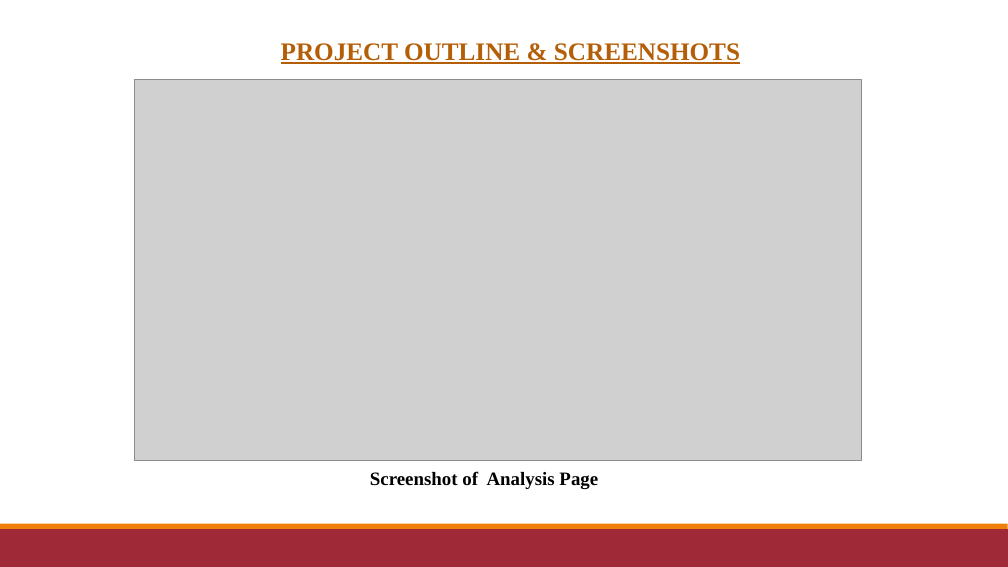
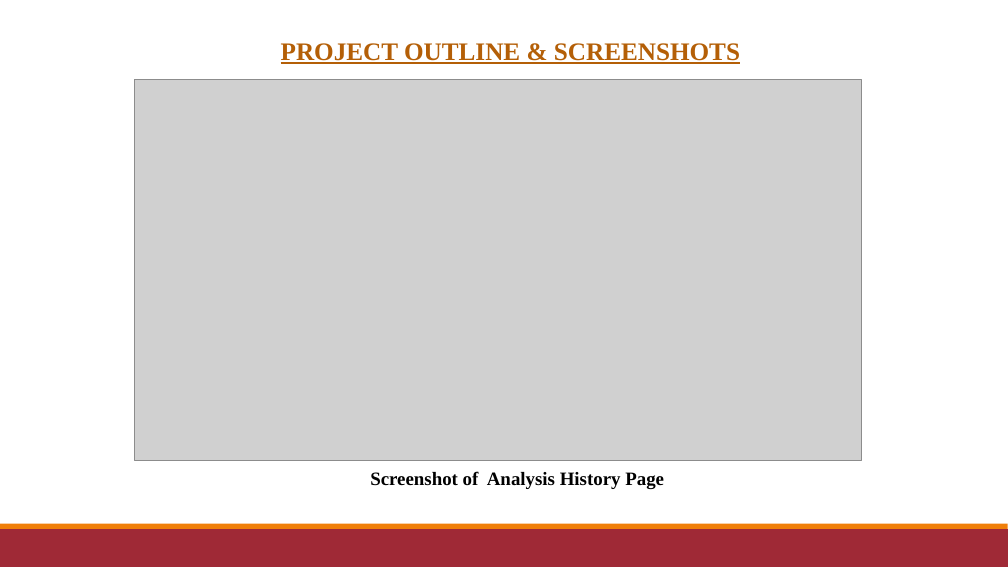
Before and after one commit to nayanabashyam/contextual-language-understanding, a slide deck: slide 16 of Ruchitha, Swarnashree, Shanthreddy, Anoop.pptx. Drawn at 1008x567 pixels with LibreOffice and Linux fonts; fonts in the diff are those of the drawing; grey boxes stand for pictures. Boxes give left, top, right and bottom in pixels: in the first picture for what was removed or moved away, otherwise in the second. Text is boxed around its words. In the diff, an @@ line names an element or a change of style, - is before the commit and + after.

```diff
--- a/Ruchitha, Swarnashree, Shanthreddy, Anoop.pptx
+++ b/Ruchitha, Swarnashree, Shanthreddy, Anoop.pptx
@@ text at <box>370,471,664,489</box>: text changed @@
-Screenshot of Analysis Page
+Screenshot of Analysis History Page
```
